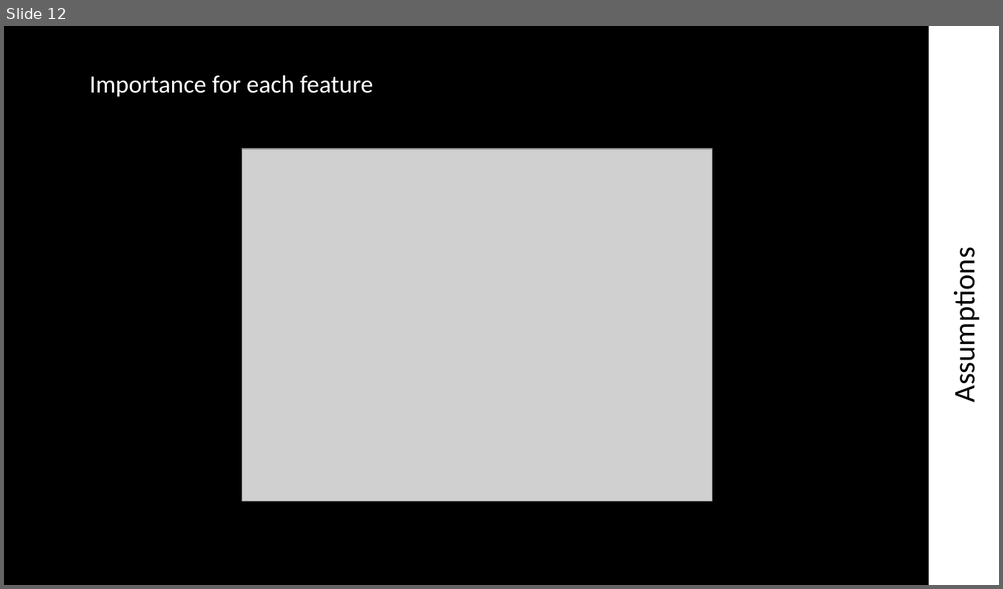
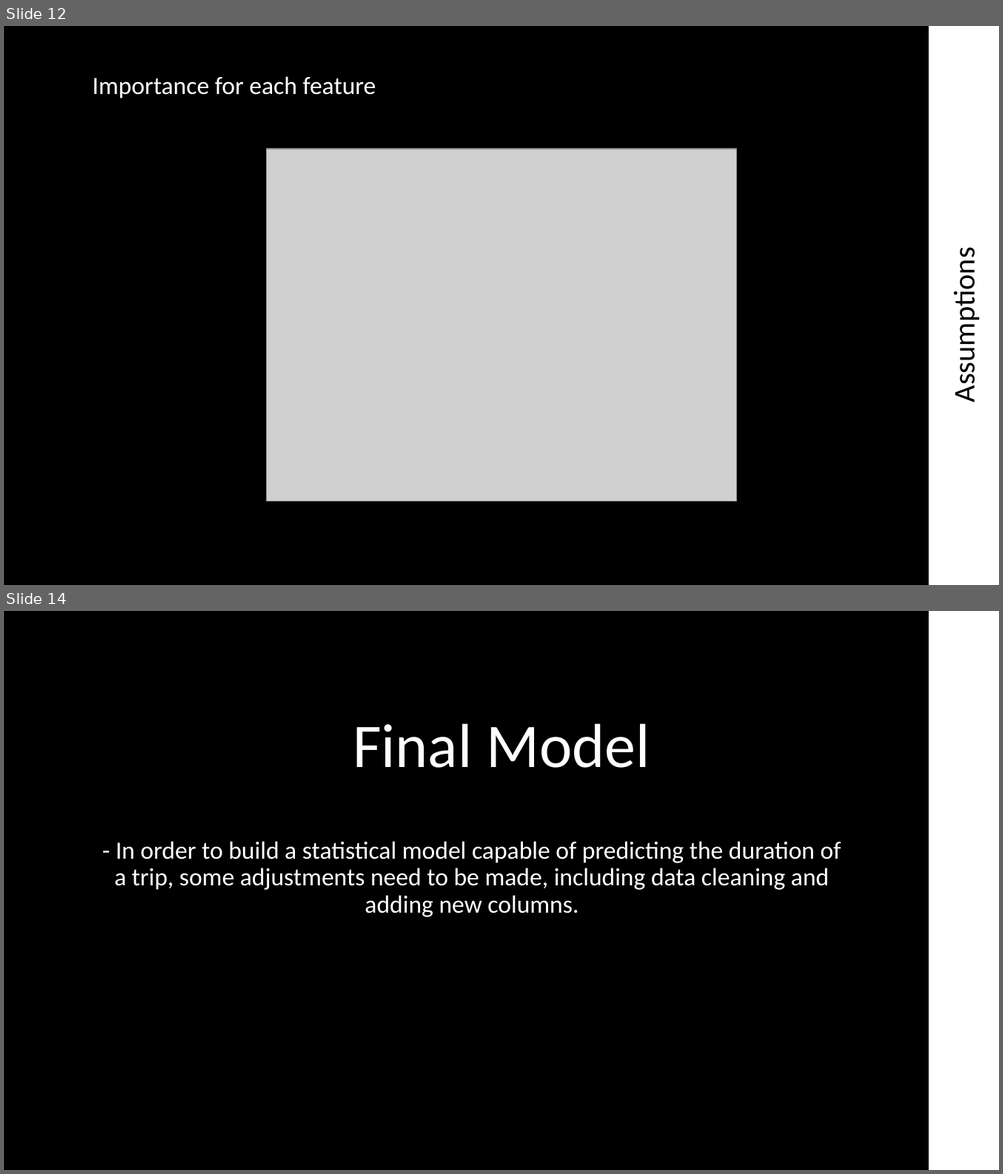
Before and after one commit to PepeZuco/uber_assessment, a slide deck: PowerPoint/Updated_Presentation_Uber.pptx. Shown one above the other, each under a label of ours: slide 12 before the commit, slides 12 and 14 after it; the slides between them are not shown. The pictures are 1003x589 and 1003x1174 pixels, drawn with LibreOffice and Linux fonts; fonts in the diff are those of the drawing; grey boxes stand for pictures. Boxes give left, top, right and bottom in pixels: in the first picture for what was removed or moved away, otherwise in the second. Text is boxed around its words. In the diff, an @@ line names an element or a change of style, - is before the commit and + after.

```diff
--- a/PowerPoint/Updated_Presentation_Uber.pptx
+++ b/PowerPoint/Updated_Presentation_Uber.pptx
@@ slide 14 added at [4, 611, 999, 1170], background #000000 @@
@@ rounded rectangle added at [928, 611, 999, 1170], fill #FFFFFF @@
@@ title added at [353, 723, 649, 768], 60 pt, text #FFFFFF @@
+Final Model
@@ subtitle added at [114, 841, 841, 917], 24 pt, text #FFFFFF @@
+- In order to build a statistical model capable of predicting the duration of a trip, some adjustments need to be made, including data cleaning and adding new columns.
@@ slide 12 changed as well @@
@@ text "Importance for each feature": place and size @@
-text "Importance for each feature" at [90, 75, 373, 97]
+text "Importance for each feature" at [92, 76, 376, 99]
@@ picture: place and size @@
-picture at [242, 149, 712, 501]
+picture at [267, 149, 737, 501]
```
Also in this commit, not shown: 10 other slides changed, 2 other slides added, 4 other files.
